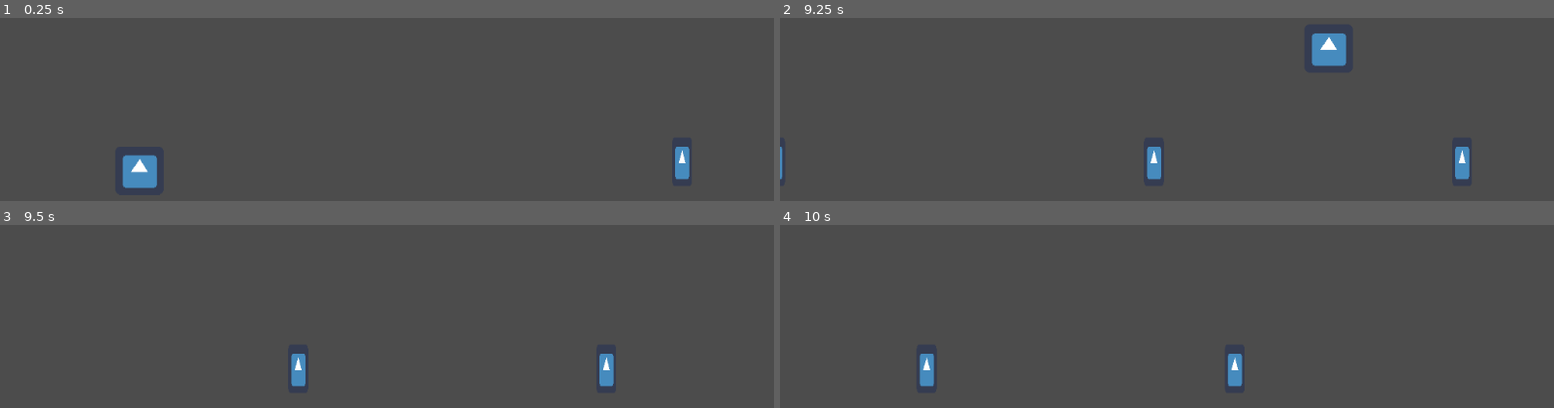
Above: before the commit, frames 1-4 (two rows, left to right).
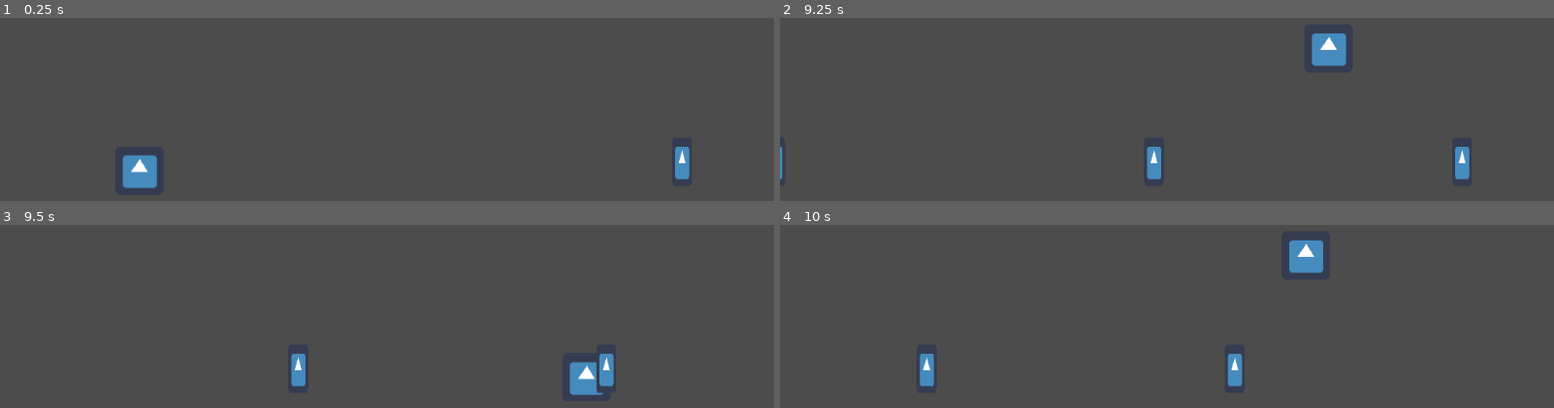
Above: after the commit, the same moments.

Repository: ThiwakonPB/Dino-Game
Game: Godot game, scene res://stage01.tscn
Same seed, same stepped clock (60 frames per second), same inputs: the game is played once before the commit and once after it. The engine's default icon, where the game draws it, is replaced by a stand-in: a white triangle on a blue panel in a dark square.
Inputs:
- Up to frame 1 (0.25 s): no input
- Up to frame 2 (9.25 s): hold Right (ui_right) 0.53-2.03 s; tap Up (ui_up) at 0.77, 1.52, 3.02, 3.77, 4.52, 6.02, 6.77, 7.52, 9.02 s; hold Left (ui_left) 2.03-2.78 s; hold Right (ui_right) 2.78-4.28 s; hold Left (ui_left) 4.28-5.03 s; hold Right (ui_right) 5.03-5.78 s; hold Left (ui_left) 5.78-7.28 s; hold Right (ui_right) from 7.28 s (still down)
- Up to frame 3 (9.5 s): keep holding Right (ui_right)
- Up to frame 4 (10 s): release Right (ui_right) at 9.53 s; hold Left (ui_left) from 9.53 s (still down); tap Up (ui_up) at 9.77 s

Frames 1-2 are identical in both runs. In frame 3, 0.7% of the frame differs, in the area x 73-78%, y 74-94%; in frame 4, 0.8%, in the area x 65-71%, y 8-27%.

Commit message:
Moved the platform 2 pixels

Diff:
--- a/stage01.tscn
+++ b/stage01.tscn
@@ -9,7 +9,7 @@
 [node name="stage01" type="Node2D"]
 
 [node name="floor" type="StaticBody2D" parent="."]
-position = Vector2( 207, 578 )
+position = Vector2( 471.174, 578 )
 __meta__ = {
 "_edit_group_": true
 }
